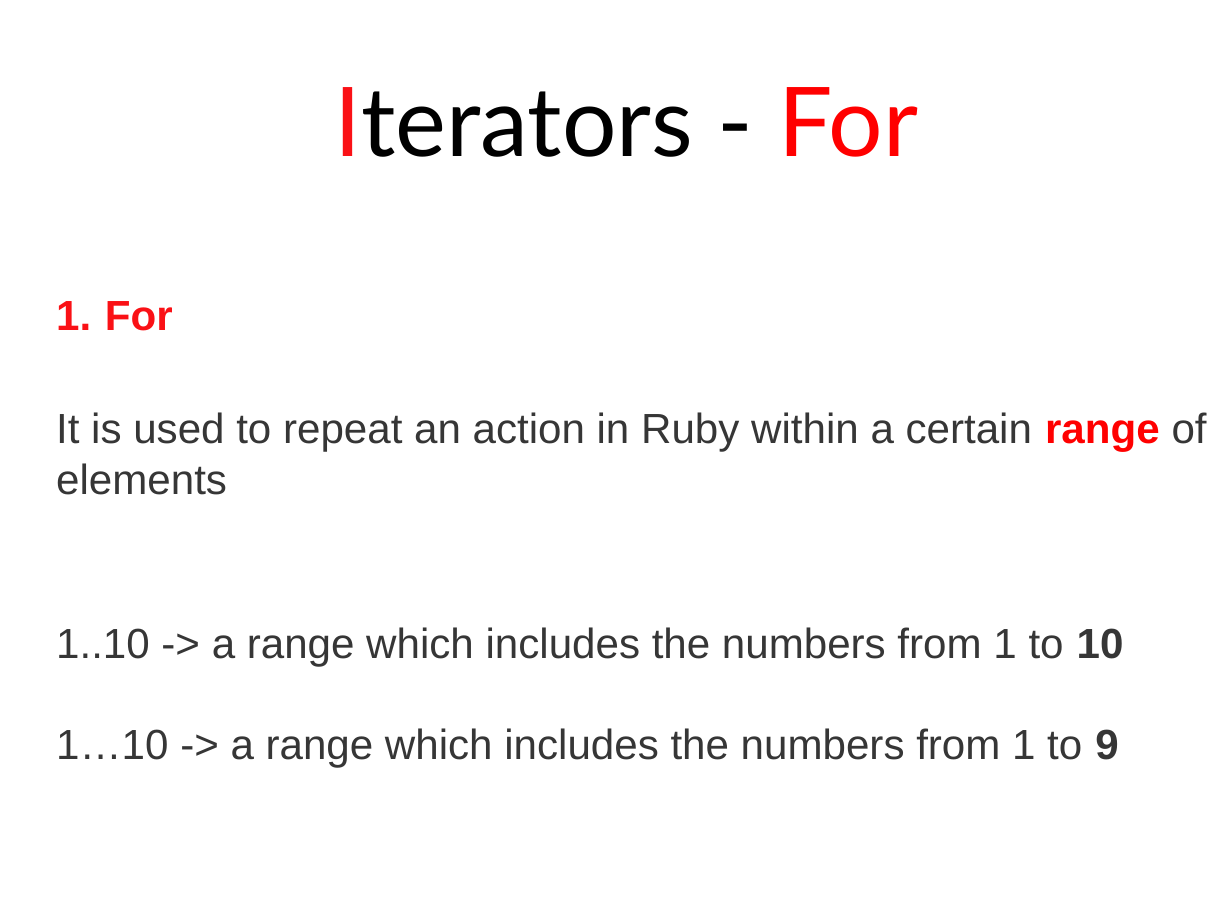
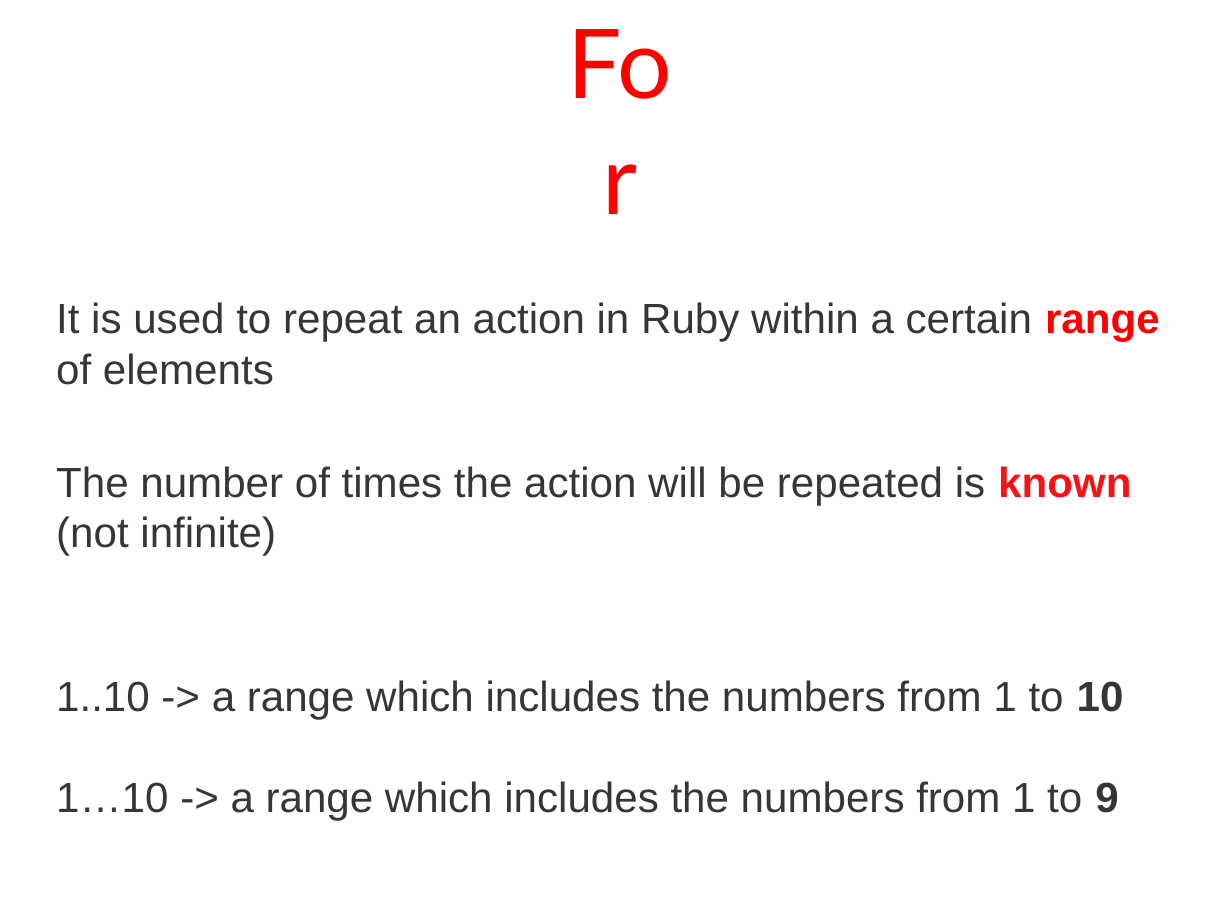
Before and after one commit to stephlaf/P4E, a slide deck: slide 6 of Presentations/Presentations Power Point/03_Looping.pptx (slide 9 before the commit). Drawn at 1232x924 pixels with LibreOffice and Linux fonts; fonts in the diff are those of the drawing. Boxes give left, top, right and bottom in pixels: in the first picture for what was removed or moved away, otherwise in the second. Text is boxed around its words. In the diff, an @@ line names an element or a change of style, - is before the commit and + after.

Commit message:
Fixed a typo

```diff
--- a/Presentations/Presentations Power Point/03_Looping.pptx
+++ b/Presentations/Presentations Power Point/03_Looping.pptx
@@ text at bbox=[334, 87, 918, 157]: text changed; text colour #000000 to #FF0000 @@
-Iterators - For
+For
@@ text at bbox=[105, 301, 173, 331]: paragraph removed @@
-1. For
@@ text at bbox=[56, 466, 1131, 556]: paragraph added @@
+The number of times the action will be repeated is known (not infinite)
```
Also in this commit, not shown: 3 other slides changed.
